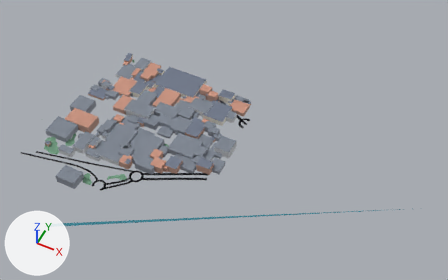
What one commit did to the glTF model assets/nantes/tiles/tile_0_4_lod1.glb.
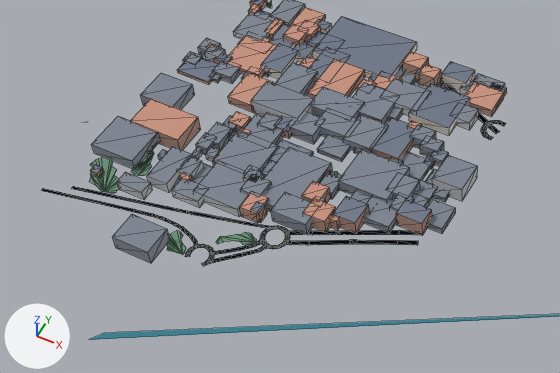
Each version appears first whole from a camera (50 mm lens) standing at (-585.0, -1224.0, 1099.0) and looking at (-999.0, -396.0, 64.0), and next in a close-up on the part from 0% to 62% of the width and 21% to 87% of the height. Arrows for +X, +Y and +Z are at lower left; the lights stay in place. The first two pictures are the older version. The close-ups show mesh edges as thin lines. Where no turn or scale is listed for an object, it has been applied to the vertices. Vertices at exactly the same position are counted once.

Before the edit, the objects in view are built like this:
```python
me_nantestile = bpy.data.meshes.new('NantesTile')
me_nantestile.from_pydata(...)  # 1605 vertices, 1659 faces; spans x -454.0..454.0, y -274.0..274.0, z -12.0..12.0
me_nantestile.materials.append(mat_mat_tuffeau)  # white #f3f0e6
me_nantestile.materials.append(mat_mat_brick)  # beige #c59e8e
me_nantestile.materials.append(mat_mat_beton50)  # light grey #d1d4d8
me_nantestile.materials.append(mat_mat_modern)  # grey #979eaa
me_nantestile.materials.append(mat_mat_roof_slate)  # greyish blue #737c8e
me_nantestile.materials.append(mat_mat_roof_tile)  # brown #c8937e
me_nantestile.materials.append(mat_mat_roof_flat)  # grey #818995
me_nantestile.materials.append(mat_mat_road)  # greyish blue #616976
me_nantestile.materials.append(mat_mat_water)  # cyan #4595a8
me_nantestile.materials.append(mat_mat_park)  # green #6c977c
ob_tileroot = bpy.data.objects.new('TileRoot', me_nantestile)
ob_tileroot.location = (-997.6, -460.2, 11.3)
```
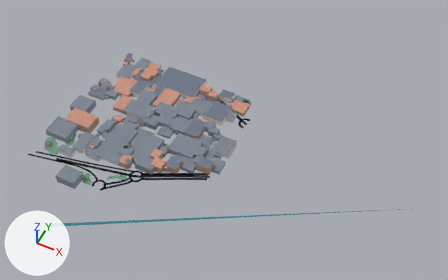
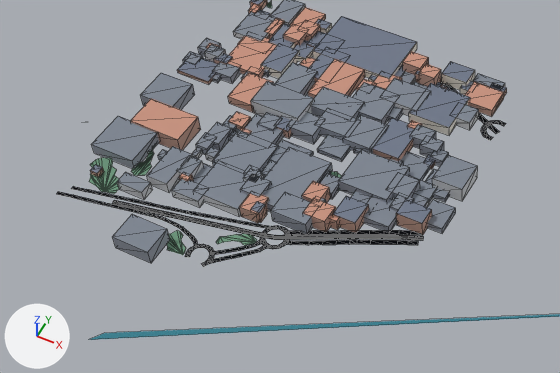
What differs and where, as boxes (x1, y1, x2, y2) in the close-ups (560 x 373 px):
'TileRoot', reshaped: before (41, 0, 560, 340); after (57, 0, 560, 340)
part 1 of me_nantestile, built on: before (41, 188, 135, 212); after (57, 189, 424, 245)
part 2 of me_nantestile, added (mostly hidden): after (441, 77, 490, 124)

What the commit changed:
Material 'mat_tram' (mat_mat_tram) is new.
Its base color is (0.76, 0.8, 0.86) (white #e2e7ef).
Its metallic is 0.92.
Its roughness is 0.22.
Material 'mat_tram_bed' (mat_mat_tram_bed) is new.
Its base color is (0.34, 0.37, 0.41) (grey #9ea4ac).
Its metallic is 0.05.
Its roughness is 0.86.
me_nantestile is used by ob_tileroot; location (-997.6, -460.2, 11.3).
me_nantestile had 1605 vertices, 1659 faces and spanned x -454.0..454.0, y -274.0..274.0, z -12.0..12.0.
me_nantestile now has 1967 vertices, 1949 faces and spans x -454.0..454.0, y -274.0..274.0, z -12.0..12.0.
me_nantestile part 1: 2 vertices removed from x -427.0, y -137.0..-133.0, z -5.0; 352 vertices added at x -409.0..-4.0, y -133.0..4.0, z -11.0..-4.0.
me_nantestile part 2: 12 vertices added at x -140.0..-31.0, y 197.0..255.0, z -11.0..-9.0.
me_nantestile gains material mat_mat_tram_bed (grey #9ea4ac).
me_nantestile gains material mat_mat_tram (white #e2e7ef).
